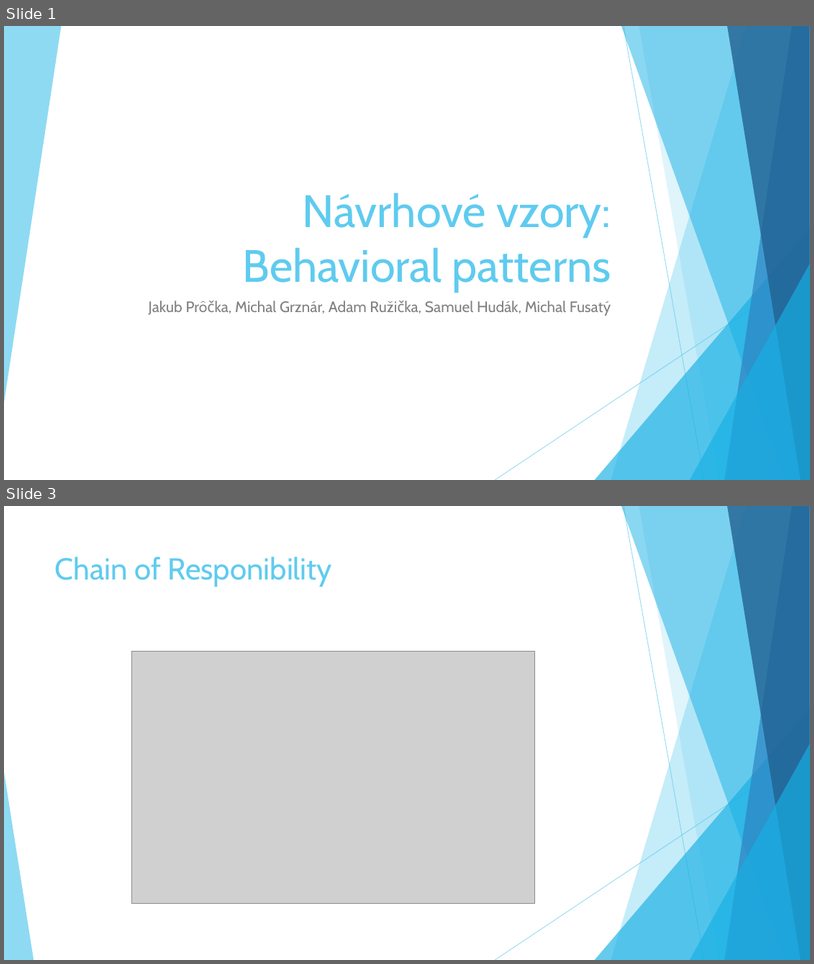
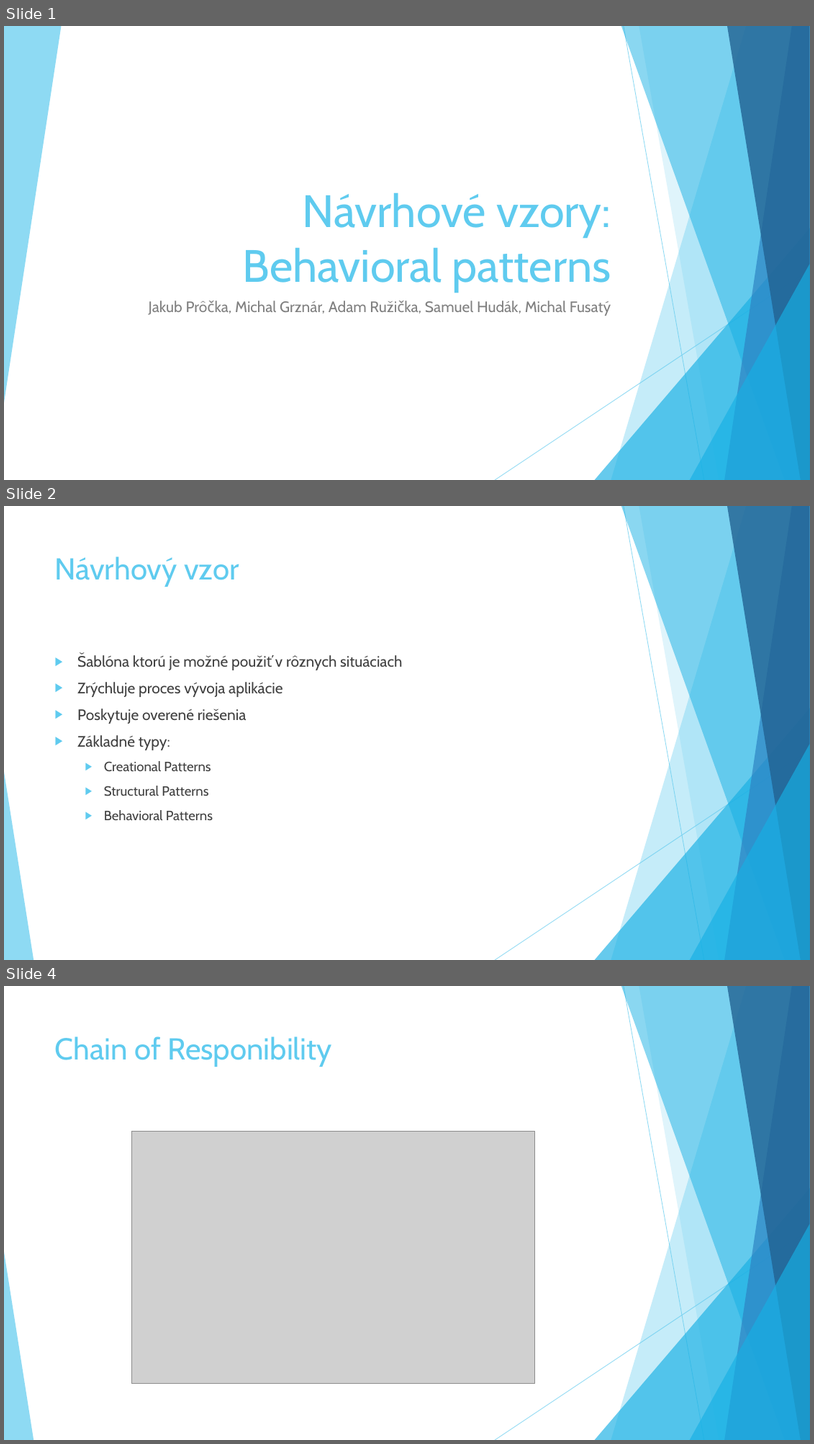
Before and after one commit to Rokulus/ASOS_prezentacia3, a slide deck: Behavioral_Design_Patterns.pptx. Shown one above the other, each under a label of ours: slides 1 and 3 before the commit, slides 1, 2 and 4 after it; the slides between them are not shown. The pictures are 814x964 and 814x1444 pixels, drawn with LibreOffice and Linux fonts; fonts in the diff are those of the drawing; grey boxes stand for pictures. Boxes give left, top, right and bottom in pixels: in the first picture for what was removed or moved away, otherwise in the second. Text is boxed around its words. In the diff, an @@ line names an element or a change of style, - is before the commit and + after.

Commit message:
Added Design Pattern, Iterator, Interpreter, Command to presentation

```diff
--- a/Behavioral_Design_Patterns.pptx
+++ b/Behavioral_Design_Patterns.pptx
@@ slide 2 added at (x1=4, y1=506, x2=810, y2=960), background #FFFFFF; not listed: 10 template elements that a slide beside it also shows @@
@@ title added at (x1=55, y1=556, x2=239, y2=587), 36 pt, text #5FCBEF @@
+Návrhový vzor
@@ text added at (x1=77, y1=654, x2=402, y2=820), 18 pt, text #404040 @@
+▶ Šablóna ktorú je možné použiť v rôznych situáciach
+▶ Zrýchluje proces vývoja aplikácie
+▶ Poskytuje overené riešenia
+▶ Základné typy:
+  ▶ Creational Patterns
+  ▶ Structural Patterns
+  ▶ Behavioral Patterns
@@ what was slide 3 is now slide 4 @@
```
Also in this commit, not shown: 1 slide changed, 13 other slides added.
